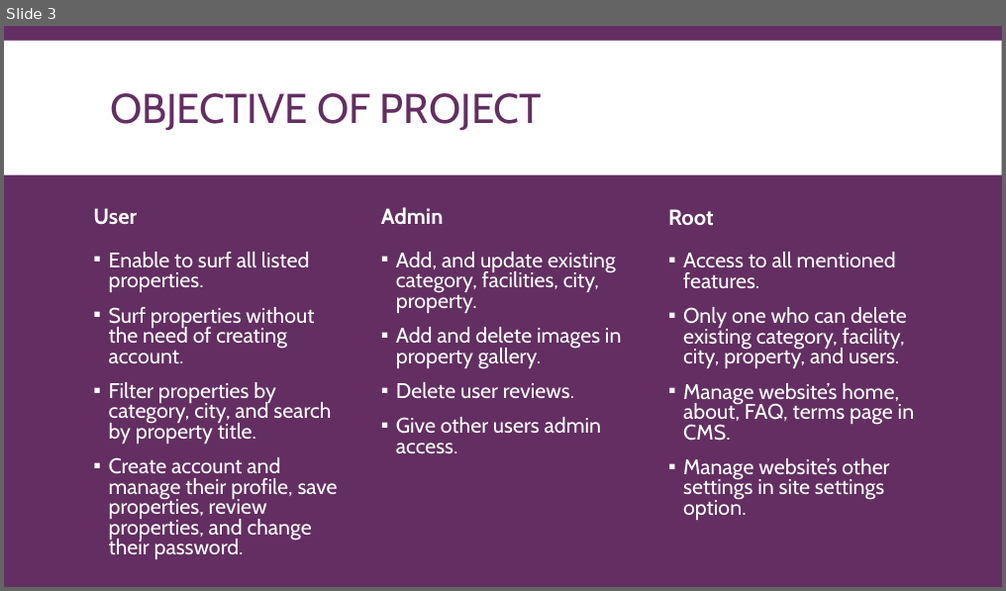
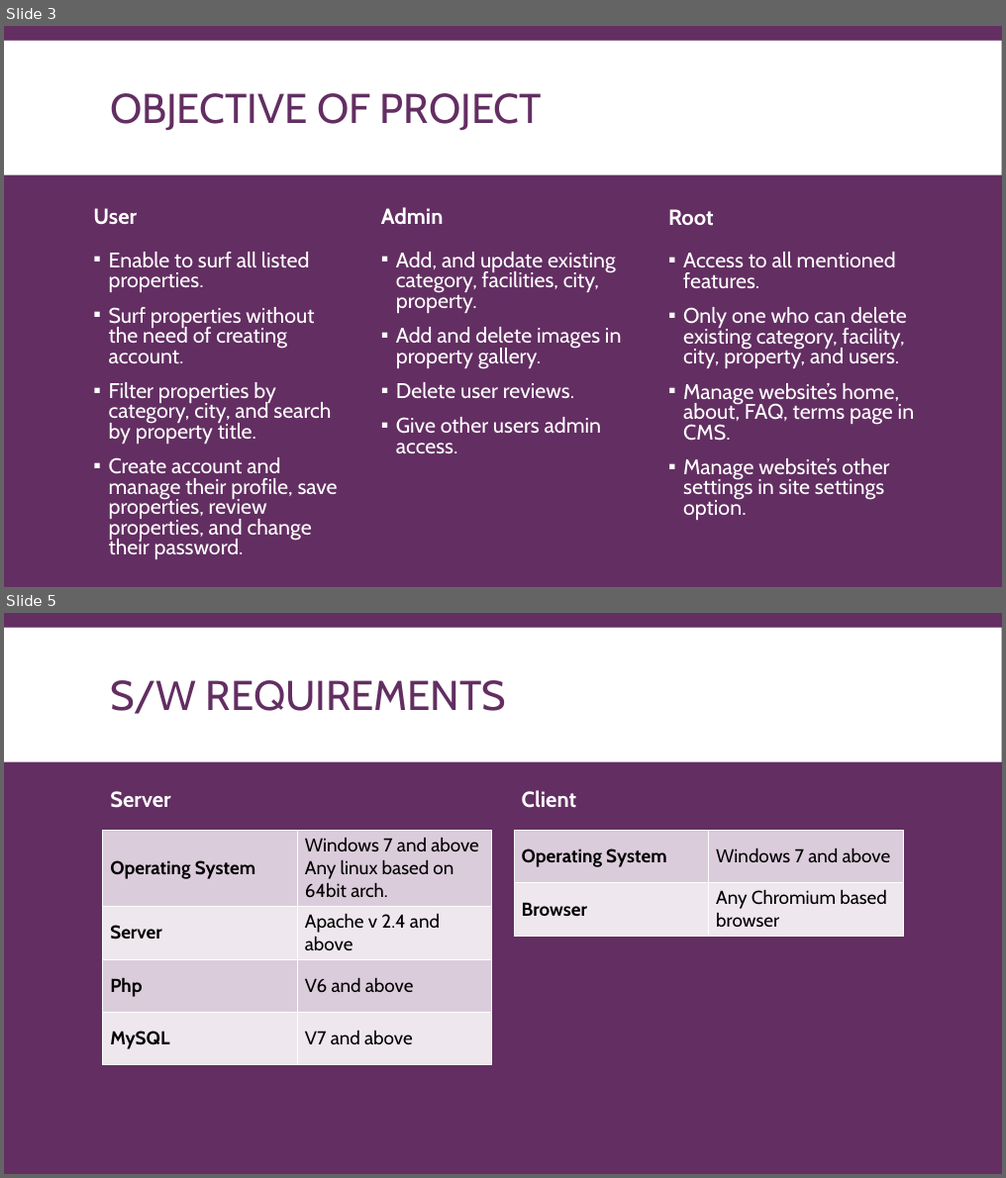
Before and after one commit to smartdev5050/Real_Estate_Site, a slide deck: Documentation/DocumentationPresentation.pptx. Shown one above the other, each under a label of ours: slide 3 before the commit, slides 3 and 5 after it; the slides between them are not shown. The pictures are 1006x591 and 1006x1178 pixels, drawn with LibreOffice and Linux fonts; fonts in the diff are those of the drawing. Boxes give left, top, right and bottom in pixels: in the first picture for what was removed or moved away, otherwise in the second. Text is boxed around its words. In the diff, an @@ line names an element or a change of style, - is before the commit and + after.

```diff
--- a/Documentation/DocumentationPresentation.pptx
+++ b/Documentation/DocumentationPresentation.pptx
@@ slide 5 added at [4,613,1002,1174], background #632E62; not listed: 1 template element that a slide beside it also shows @@
@@ title added at [110,680,506,714], 40 pt, text #632E62 @@
+S/W REQUIREMENTS
@@ text added at [522,790,576,808], 21 pt, text #FFFFFF, bold @@
+Client
@@ text added at [110,791,170,808], 21 pt, text #FFFFFF, bold @@
+Server
@@ table added at [103,830,492,1062], 4 rows, 2 columns @@
+Operating System | Windows 7 and above / Any linux based on 64bit arch.
+Server | Apache v 2.4 and above
+Php | V6 and above
+MySQL | V7 and above
@@ table added at [514,830,903,935], 2 rows, 2 columns @@
+Operating System | Windows 7 and above
+Browser | Any Chromium based browser
```
Also in this commit, not shown: 1 slide changed, 6 other slides added, 2 other files.
